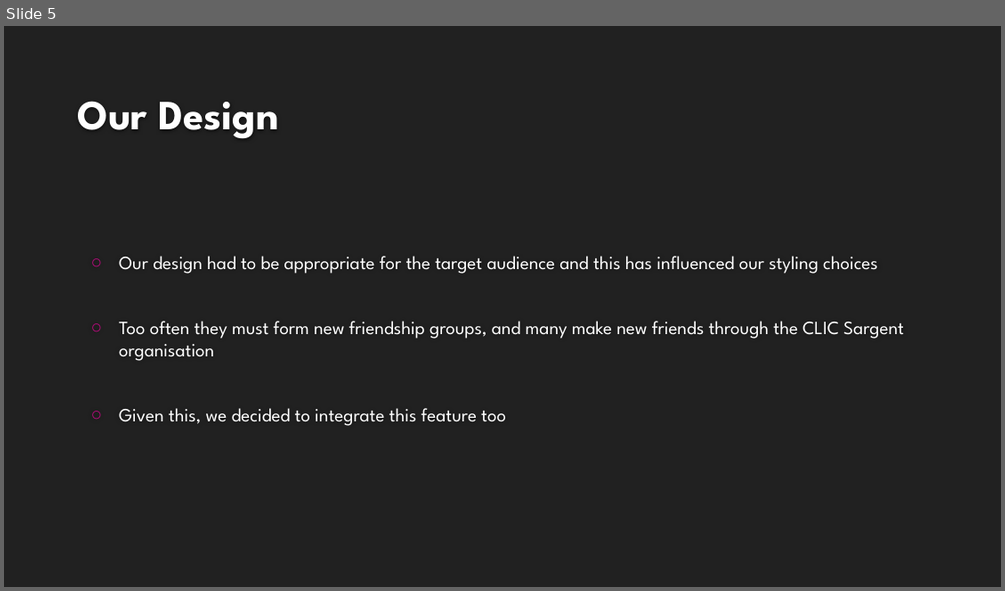
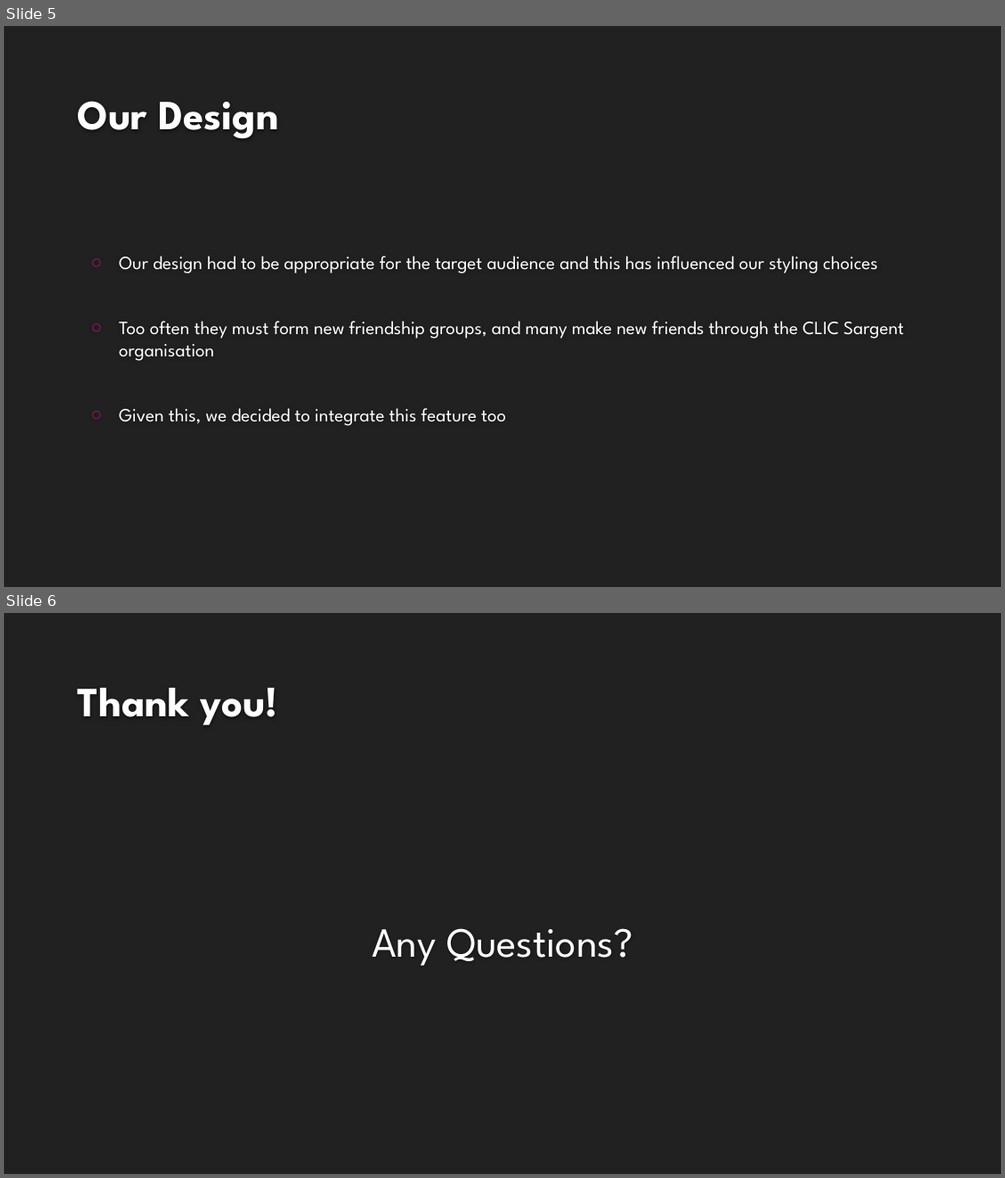
Before and after one commit to cfg-london/team-10, a slide deck: CLIC_SARGENT.pptx. Shown one above the other, each under a label of ours: slide 5 before the commit, slides 5 and 6 after it. The pictures are 1005x591 and 1005x1178 pixels, drawn with LibreOffice and Linux fonts; fonts in the diff are those of the drawing; background and template pictures are left out. Boxes give left, top, right and bottom in pixels: in the first picture for what was removed or moved away, otherwise in the second. Text is boxed around its words. In the diff, an @@ line names an element or a change of style, - is before the commit and + after.

Commit message:
ppt

```diff
--- a/CLIC_SARGENT.pptx
+++ b/CLIC_SARGENT.pptx
@@ slide 6 added at [4,613,1001,1174], background #212121 @@
@@ title added at [78,688,278,725], 40 pt, text #FEFEFE, bold @@
+Thank you!
@@ text added at [372,928,633,965], 40 pt, text #FFFFFF @@
+Any Questions?
```
Also in this commit, not shown: 1 slide removed, 1 other file.
